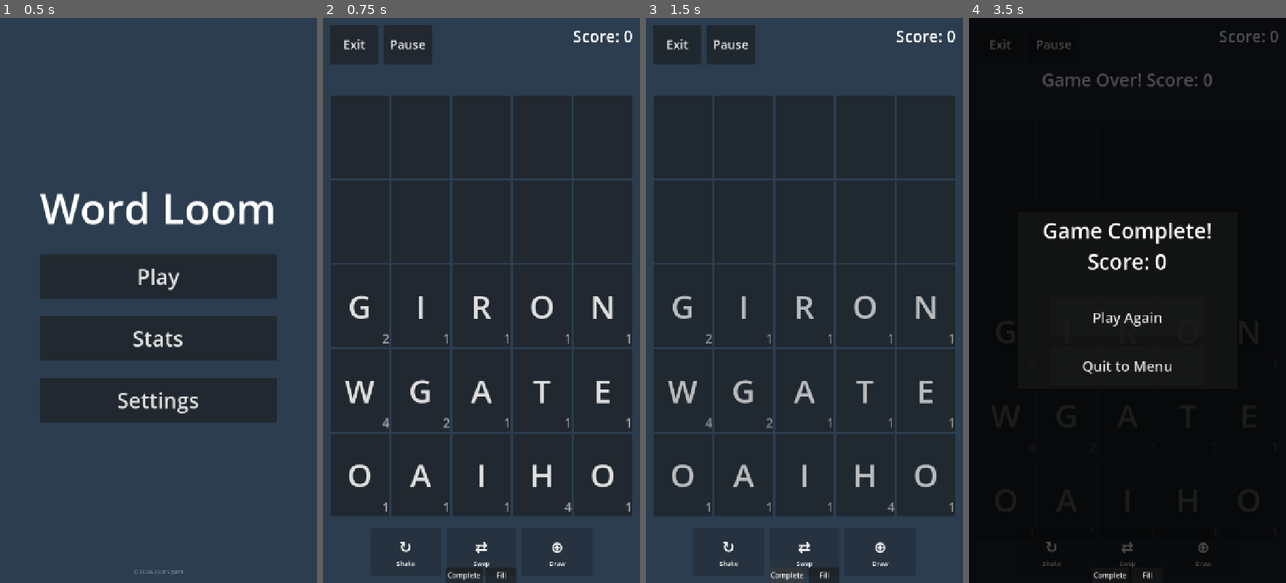
Above: before the commit, frames 1-4 (left to right).
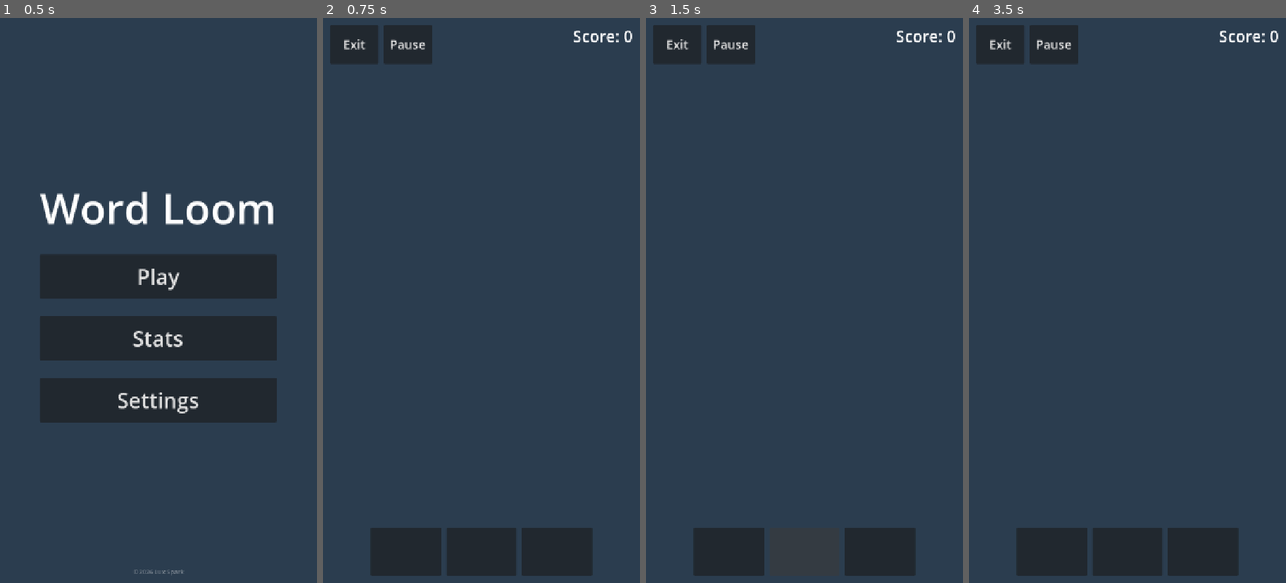
Above: after the commit, the same moments.

Repository: lux-sp4rk/wrdfall
Game: Godot game, scene res://scenes/Home.tscn
The game is run twice, just before and just after one commit, with the same random seed, the same clock (stepped at 60 frames per second) and the same inputs.
Inputs (mouse positions are in pixels of both pictures, inside the frame that each line leads up to):
- Up to frame 1 (0.5 s): no input
- Up to frame 2 (0.75 s): click "Play" at 0.5 s
- Up to frame 3 (1.5 s): click (788, 577) at 1.25 s, where only the run before the commit has a clickable "Complete"
- Up to frame 4 (3.5 s): tap Enter at 2 s; move the mouse to (1197, 272) at 2.02 s; hold W 2.03-2.78 s; hold Ctrl 2.03-2.78 s; click (1197, 272) at 2.17 s; move the mouse to (1064, 328) at 2.77 s; tap L at 2.85 s; click (1064, 328) at 2.92 s

Frame 1 is identical in both runs. In frame 2, 67% of the frame differs, in the area x 2-98%, y 13-100%; in frame 3, 67%; in frame 4, 100%, in the area x 0-100%, y 0-100%.
Error after the commit: Parse Error: Expected statement, found "Indent" instead. (res://scripts/LoomDrop.gd:760)

Commit message:
feat: tune normal mode for accessibility and remove hammer power-up
- Reduced normal mode difficulty for better learning curve:
  * Power-up costs: Shake 5→3, Swap 3→2, Draw More 15→9
  * Drop interval: 8s→10s (more time to strategize)
  * Vowel ratio: +15% more vowels (easier word formation)
- Completely removed hammer power-up from game:
  * Removed all hammer code from LoomDrop.gd
  * Removed HammerButton from scene
  * Removed hammer costs from GameSettings.gd
- Updated documentation to reflect new difficulty balance

Co-Authored-By: Claude Sonnet 4.5 <noreply@anthropic.com>

Diff:
--- a/godot/scenes/LoomDrop.tscn
+++ b/godot/scenes/LoomDrop.tscn
@@ -82,12 +82,6 @@
 
 [node name="SwapButton" type="Button" parent="MarginContainer/VBox/ActionButtons" unique_id=868050866]
 unique_name_in_owner = true
-custom_minimum_size = Vector2(160, 110)
-layout_mode = 2
-
-[node name="HammerButton" type="Button" parent="MarginContainer/VBox/ActionButtons" unique_id=1432274338]
-unique_name_in_owner = true
-visible = false
 custom_minimum_size = Vector2(160, 110)
 layout_mode = 2
 
--- a/godot/scripts/GameSettings.gd
+++ b/godot/scripts/GameSettings.gd
@@ -5,21 +5,19 @@
 
 # Drop interval per difficulty (in seconds)
 const DROP_INTERVALS = {
-	"normal": 8.0,
+	"normal": 10.0,
 	"hard": 5.0
 }
 
 # Power-up costs per difficulty
 const POWER_UP_COSTS = {
 	"normal": {
-		"shake": 5,
-		"hammer": 8,
-		"swap": 3,
-		"draw_more": 15
+		"shake": 3,
+		"swap": 2,
+		"draw_more": 9
 	},
 	"hard": {
 		"shake": 8,
-		"hammer": 12,
 		"swap": 5,
 		"draw_more": 20
 	}
@@ -27,7 +25,7 @@
 
 # Vowel ratio adjustment per difficulty (multiplier on base ratio)
 const VOWEL_RATIO_MULTIPLIERS = {
-	"normal": 1.0,      # No change (0.38 for EN, 0.42 for ES)
+	"normal": 1.15,     # 15% more vowels (0.437 for EN, 0.483 for ES)
 	"hard": 0.75        # 25% fewer vowels (0.285 for EN, 0.315 for ES)
 }
 
--- a/godot/scripts/LoomDrop.gd
+++ b/godot/scripts/LoomDrop.gd
@@ -5,7 +5,6 @@
 @onready var word_label: Label = %"WordLabel"
 @onready var top_nav_bar = %"TopNavBar"
 @onready var shake_button: Button = %"ShakeButton"
-@onready var hammer_button: Button = %"HammerButton"
 @onready var swap_button: Button = %"SwapButton"
 @onready var draw_more_button: Button = %"DrawMoreButton"
 @onready var background: ColorRect = $ColorRect
@@ -28,7 +27,6 @@
 
 # Power-up costs are now loaded from GameSettings based on difficulty
 var SHAKE_COST: int = 0
-var HAMMER_COST: int = 0
 var SWAP_COST: int = 0
 var DRAW_MORE_COST: int = 0
 
@@ -37,7 +35,6 @@
 var point_labels: Array = []  # 2D [row][col] of Label (subscript point values)
 var selected_path: Array = []  # Array of Vector2i (x=col, y=row)
 var is_selecting: bool = false
-var is_hammer_targeting: bool = false
 var is_swap_targeting: bool = false
 var swap_first_cell: Vector2i = Vector2i(-1, -1)
 var score: int = 0
@@ -50,7 +47,6 @@
 const COLOR_TOO_SHORT: Color = Color(0.7, 0.7, 0.7)
 
 const ICON_SHAKE: String = "\u21bb"   # ↻
-const ICON_HAMMER: String = "\u2692"  # ⚒
 const ICON_SWAP: String = "\u21c4"    # ⇄
 const ICON_DRAW_MORE: String = "\u2295"  # ⊕
 const ICON_CANCEL: String = "\u2715"  # ✕
@@ -68,7 +64,6 @@
 func _ready() -> void:
 	# Load difficulty-based settings
 	SHAKE_COST = GameSettings.get_power_up_cost("shake")
-	HAMMER_COST = GameSettings.get_power_up_cost("hammer")
 	SWAP_COST = GameSettings.get_power_up_cost("swap")
 	DRAW_MORE_COST = GameSettings.get_power_up_cost("draw_more")
 
@@ -82,20 +77,17 @@
 
 	# Set up icon buttons (must happen before update calls)
 	_setup_icon_button(shake_button, ICON_SHAKE, lang_config.ui_strings["shake"])
-	_setup_icon_button(hammer_button, ICON_HAMMER, lang_config.ui_strings["hammer"])
 	_setup_icon_button(swap_button, ICON_SWAP, lang_config.ui_strings["swap"])
 	_setup_icon_button(draw_more_button, ICON_DRAW_MORE, lang_config.ui_strings["draw_more"])
 
 	_update_score_display()
 	_update_shake_button()
-	_update_hammer_button()
 	_update_swap_button()
 	_update_draw_more_button()
 	_start_drop_timer()
 
 	# Connect buttons
 	shake_button.pressed.connect(_on_shake_pressed)
-	hammer_button.pressed.connect(_on_hammer_pressed)
 	swap_button.pressed.connect(_on_swap_pressed)
 	draw_more_button.pressed.connect(_on_draw_more_pressed)
 	top_nav_bar.exit_pressed.connect(_on_home_pressed)
@@ -468,9 +460,6 @@
 
 	# Cancel targeting modes with ESC
 	if event is InputEventKey and event.pressed and event.keycode == KEY_ESCAPE:
-		if is_hammer_targeting:
-			_cancel_hammer_targeting()
-			return
 		if is_swap_targeting:
 			_cancel_swap_targeting()
 			return
@@ -489,9 +478,7 @@
 			var cell := _cell_at(event.global_position)
 			if cell != Vector2i(-1, -1):
 				# Handle targeting modes
-				if is_hammer_targeting:
-					_handle_hammer_targeting(cell)
-				elif is_swap_targeting:
+				if is_swap_targeting:
 					_handle_swap_targeting(cell)
 				else:
 					_start_selection(cell)
@@ -574,7 +561,6 @@
 	score += points
 	_update_score_display()
 	_update_shake_button()
-	_update_hammer_button()
 	_update_swap_button()
 	_update_draw_more_button()
 	var length_bonus: int = maxi(0, word.length() - 3) * 2
@@ -635,7 +621,6 @@
 	score -= SHAKE_COST
 	_update_score_display()
 	_update_shake_button()
-	_update_hammer_button()
 	_update_swap_button()
 	_update_draw_more_button()
 
@@ -720,78 +705,6 @@
 		_clear_rescue()
 
 
-# --- Hammer Button ---
-
-func _on_hammer_pressed() -> void:
-	if game_over:
-		return
-
-	# If already in targeting mode, cancel it
-	if is_hammer_targeting:
-		_cancel_hammer_targeting()
-		return
-
-	if score < HAMMER_COST:
-		word_label.text = lang_config.ui_strings["need_hammer"] % HAMMER_COST
-		return
-
-	# Cancel swap if active
-	if is_swap_targeting:
-		_cancel_swap_targeting()
-
-	# Enter targeting mode
-	is_hammer_targeting = true
-	_update_hammer_button()
-	word_label.text = lang_config.ui_strings["hammer_target"]
-
-
-func _cancel_hammer_targeting() -> void:
-	is_hammer_targeting = false
-	_update_hammer_button()
-	word_label.text = lang_config.ui_strings["hammer_cancel"]
-
-
-func _handle_hammer_targeting(cell: Vector2i) -> void:
-	# Check if the cell has a letter
-	if grid[cell.y][cell.x] == "":
-		word_label.text = lang_config.ui_strings["hammer_empty"]
-		return
-
-	# Deduct the cost
-	score -= HAMMER_COST
-	_update_score_display()
-	_update_shake_button()
-	_update_hammer_button()
-	_update_swap_button()
-	_update_draw_more_button()
-
-	# Destroy the tile
-	grid[cell.y][cell.x] = ""
-	word_label.text = lang_config.ui_strings["tile_destroyed"] % HAMMER_COST
-
-	# Exit targeting mode
-	is_hammer_targeting = false
-
-	# Apply gravity to settle letters
-	await _apply_gravity_with_animation()
-
-	# Check for win conditions
-	if _is_grid_empty():
-		_trigger_game_complete()
-		return
-
-	# Check for game over (board full)
-	if _is_grid_full():
-		_trigger_game_complete()
-		return
-
-	# After destroying, check if we need a rescue word
-	if not _find_any_word_on_grid():
-		_plan_rescue_word()
-	else:
-		_clear_rescue()
-
-
 # --- Swap Button ---
 
 func _on_swap_pressed() -> void:
@@ -806,10 +719,6 @@
 	if score < SWAP_COST:
 		word_label.text = lang_config.ui_strings["need_swap"] % SWAP_COST
 		return
-
-	# Cancel hammer if active
-	if is_hammer_targeting:
-		_cancel_hammer_targeting()
 
 	# Enter swap targeting mode (step 1: pick first tile)
 	is_swap_targeting = true
@@ -848,8 +757,7 @@
 		score -= SWAP_COST
 		_update_score_display()
 		_update_shake_button()
-		_update_hammer_button()
-		_update_swap_button()
+			_update_swap_button()
 		_update_draw_more_button()
 		word_label.text = lang_config.ui_strings["swap_done"] % SWAP_COST
 
@@ -940,7 +848,6 @@
 	score -= DRAW_MORE_COST
 	_update_score_display()
 	_update_shake_button()
-	_update_hammer_button()
 	_update_swap_button()
 	_update_draw_more_button()
 
@@ -1289,15 +1196,6 @@
 	shake_button.disabled = not game_started or score < SHAKE_COST
 
 
-func _update_hammer_button() -> void:
-	if is_hammer_targeting:
-		_set_button_content(hammer_button, ICON_CANCEL, lang_config.ui_strings["cancel"])
-		hammer_button.disabled = false
-	else:
-		_set_button_content(hammer_button, ICON_HAMMER, lang_config.ui_strings["hammer"])
-		hammer_button.disabled = not game_started or score < HAMMER_COST
-
-
 func _update_swap_button() -> void:
 	if is_swap_targeting:
 		_set_button_content(swap_button, ICON_CANCEL, lang_config.ui_strings["cancel"])
Not shown, changed: CLAUDE.md
